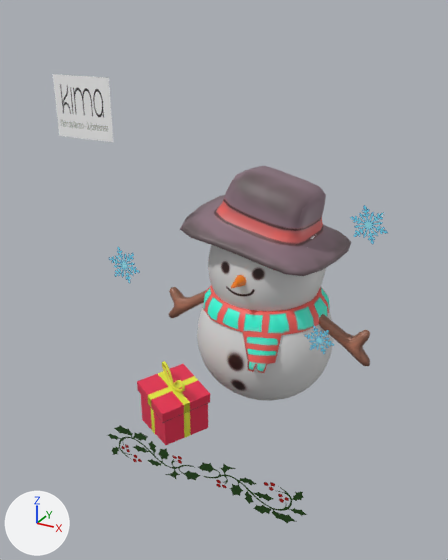
The glTF model models/bonecoNeve.glb: old version first, new version second.
The view is the same before and after, from a 50 mm lens placed at (1.88, -3.99, 2.16), pointed at (-0.28, -0.06, 0.2). Every picture has the same lights, and +X, +Y and +Z are marked at lower left. Where no turn or scale is listed for an object, it has been applied to the vertices. Vertices at the same position are counted once.

Names of what the first picture shows: 'Cube', 'Cube.001', 'Plane.006', 'bracoD', 'bracoL', 'cabeca', 'chale.001', 'chapeu.001', 'corpo', 'estrela3.003', 'ramo'.
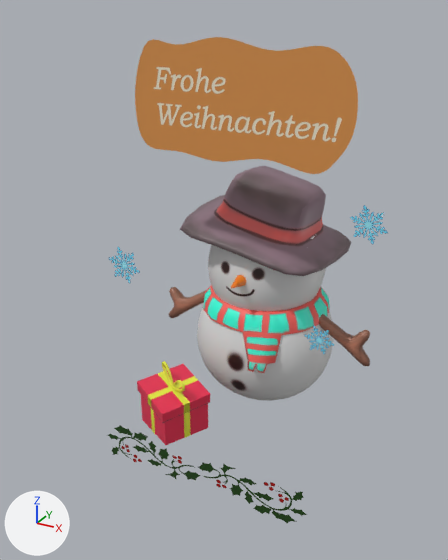
Pixel boxes [x1, y1, x2, y2] of what changed, in the pictures (448 x 560 px):
'Plane.005', reshaped, moved, turned, rescaled (not visible before): after [135, 37, 358, 174]
'Plane.006', deleted: before [53, 74, 113, 142]

Patch to the scene script:
```diff
--- a/models/bonecoNeve.glb.py
+++ b/models/bonecoNeve.glb.py
@@ me_plane_021 @@
 # used by ob_plane_005; location = (-0.149, -0.379, 1.395); scale = (0.0, 0.0, 0.0)
 # verts and faces of me_plane_021; kept vertices keep their numbers, new ones are numbered from 4
 # before: 0 (0.88, 0.0, -0.35), 1 (0.88, 0.0, 0.35), 2 (-0.88, 0.0, 0.35), 3 (-0.88, 0.0, -0.35)
-me_plane_021.from_pydata(...)  # 4 vertices, 2 faces; spans x -0.88..0.88, y 0.0, z -0.35..0.35
+me_plane_021.from_pydata(...)  # 4 vertices, 2 faces; spans x -1.0..1.0, y -0.55..0.43, z 0.0
+# me_plane_021 part 1
+delete_vertices([*range(0, 4)])  # with the faces that use them
+verts[4] = (-1.0, 0.43, 0.0)
+verts[5] = (1.0, 0.43, 0.0)
+verts[6] = (-1.0, -0.55, 0.0)
+verts[7] = (1.0, -0.55, 0.0)
+faces += [(5, 6, 7), (4, 6, 5)]
 me_plane_021.materials.append(mat_feliznatalalemao)
@@ ob_plane_005 @@
 ob_plane_005 = bpy.data.objects.new('Plane.005', me_plane_021)
-ob_plane_005.location = (-0.149, -0.379, 1.395)
-ob_plane_005.scale = (0.0, 0.0, 0.0)
+ob_plane_005.location = (-0.024, -0.379, 1.673)
+ob_plane_005.rotation_euler = (1.571, 0.0, 0.0)  # degrees (90, 0, 0)
+ob_plane_005.scale = (0.891, 0.891, 0.891)
@@ ob_plane_006 @@
-ob_plane_006 = bpy.data.objects.new('Plane.006', me_plane_024)
-ob_plane_006.location = (-1.155, -0.379, 1.259)
```
